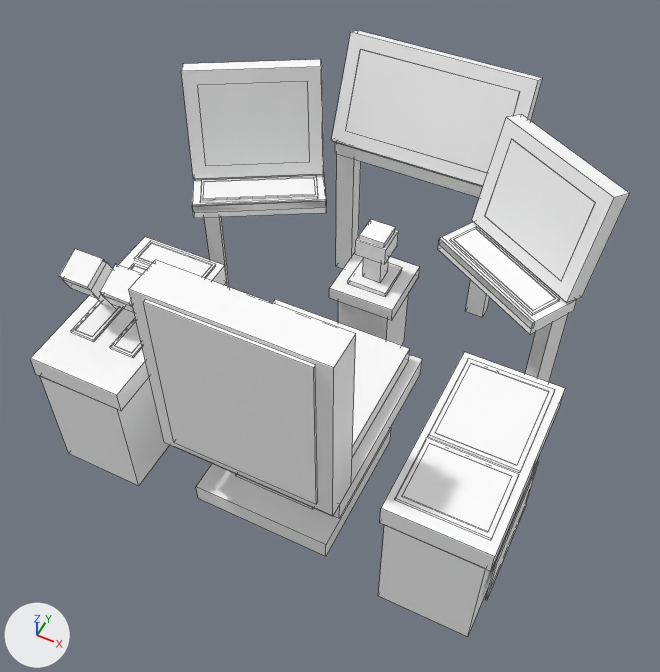
The OBJ model src/main/resources/assets/vandorlabs/models/block/cockpits/cockpit_b/off.obj, before and after one commit.
Camera for both pictures: a 50 mm camera at (2.16, -2.5, 3.46) aimed at (0.99, -0.17, 0.54). Every picture has the same lights, and +X, +Y and +Z are marked at lower left. The older version comes first. Mesh edges are drawn as thin lines. Where no turn or scale is listed for an object, it has been applied to the vertices. Vertices at exactly the same position are counted once.

The first picture shows 'off'.
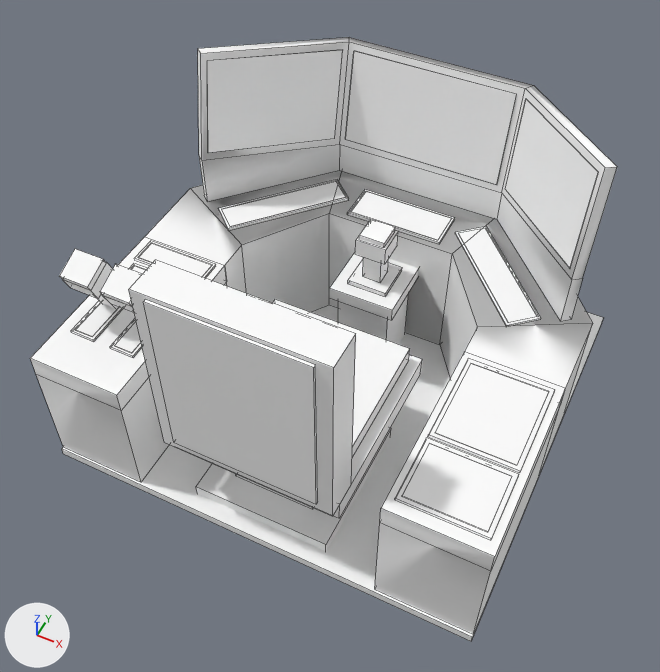
The change in detail:
me_off is used by ob_off; location (0.0, 0.0, 0.0).
me_off had 466 vertices, 354 faces and spanned x 0.01..1.99, y -0.92..0.99, z 0.0..1.33.
me_off now has 392 vertices, 323 faces and spans x 0.02..1.98, y -0.92..0.97, z 0.0..1.39.
me_off part 1: a new loose piece, a box spanning x 0.016..1.984, y -0.919..0.969, z 0.0..0.041, in mat_housing_dark (its picture is missing).
me_off part 2: the loose piece of 8 vertices spanning x 0.16..0.68, y 0.07..0.45, z 0.81..0.83 is turned 17.8 degrees about the z axis through its middle and scaled by 1.14, then moved by (0.05, 0.13, -0.16).
me_off part 3: the loose piece of 8 vertices spanning x 0.17..0.67, y 0.08..0.44, z 0.83 is turned 17.8 degrees about the z axis through its middle and scaled by 1.15, then moved by (0.05, 0.13, -0.16).
me_off part 4: the loose piece of 8 vertices spanning x 0.62..1.38, y 0.73..0.88, z 0.9..1.25 is scaled about its middle by (1.01, 0.522, 1.23), then moved by (0.0, -0.03, -0.01).
me_off part 5: the loose piece of 8 vertices spanning x 1.32..1.84, y 0.07..0.45, z 0.81..0.83 is turned -17.8 degrees about the z axis through its middle and scaled by 1.14, then moved by (-0.05, 0.13, -0.16).
me_off part 6: the loose piece of 8 vertices spanning x 1.33..1.83, y 0.08..0.44, z 0.83 is turned -17.8 degrees about the z axis through its middle and scaled by 1.15, then moved by (-0.05, 0.13, -0.16).
me_off part 7: a new loose piece, a box spanning x 0.77..1.23, y 0.461..0.652, z 0.651..0.662, in mat_mechanism (its picture is missing).
me_off part 8: a new loose piece, a box spanning x 0.7812..1.2188, y 0.4719..0.6406, z 0.6622..0.6634, in mat_blank (its picture is missing).
me_off part 9: the loose piece of 8 vertices spanning x 0.03..0.64, y 0.18..0.64, z 0.82..1.32 is rebuilt with 8 vertices and now spans x 0.16..0.58, y 0.27..0.79, z 0.85..1.35, in mat_blank (its picture is missing).
me_off part 10: the loose piece of 8 vertices spanning x 1.36..1.97, y 0.18..0.64, z 0.82..1.32 is rebuilt with 8 vertices and now spans x 1.42..1.84, y 0.27..0.79, z 0.85..1.35, in mat_blank (its picture is missing).
me_off part 11: a new loose piece of 24 vertices spanning x 0.1..1.9, y 0.24..0.87, z 0.66..1.39.
me_off part 12: 12 loose pieces with 108 vertices, spanning x 0.01..1.99, y -0.91..0.63, z 0.0..1.28, are deleted.
Part 13, on me_off:
38 vertices are removed from x 0.56..1.44, y 0.71..0.99, z 0.0..1.3.
32 faces are deleted.
16 vertices are added at x 0.02..1.98, y 0.06..0.95, z 0.04..0.66.
8 new vertices lie (0.0, 0.0, -0.52) away from vertices in x 0.02..1.98, y -0.91..-0.09, z 0.56.
38 new faces join them, mat_housing (its picture is missing).

Where the change shows, as pixel boxes [x1, y1, x2, y2] in the pictures (660 x 672 px; the box of a moved part takes in the faces that stretch with it):
'off', reshaped: before [30, 30, 630, 637]; after [30, 37, 617, 641]
part 1 of me_off, added: after [62, 305, 603, 641]
part 2 of me_off, moved or reshaped: before [200, 176, 318, 202]; after [218, 179, 349, 230]
part 3 of me_off, moved or reshaped: before [203, 177, 315, 199]; after [221, 181, 345, 227]
part 4 of me_off, moved or reshaped: before [346, 49, 520, 173]; after [345, 51, 517, 184]
part 5 of me_off, moved or reshaped: before [450, 227, 560, 315]; after [455, 226, 541, 326]
part 6 of me_off, moved or reshaped: before [454, 229, 556, 310]; after [458, 228, 537, 323]
part 7 of me_off, added: after [347, 189, 455, 243]
part 8 of me_off, added: after [351, 191, 452, 240]
part 9 of me_off, rebuilt (14% shorter): before [181, 59, 324, 179]; after [207, 50, 343, 153]
part 10 of me_off, rebuilt (40% narrower, 11% shorter): before [472, 114, 630, 303]; after [505, 99, 599, 268]
part 11 of me_off, added: after [198, 37, 617, 321]
part 12 of me_off, deleted: before [40, 81, 595, 637]
part 13 of me_off, moved or reshaped: before [332, 30, 543, 317]; after [36, 170, 593, 634]
